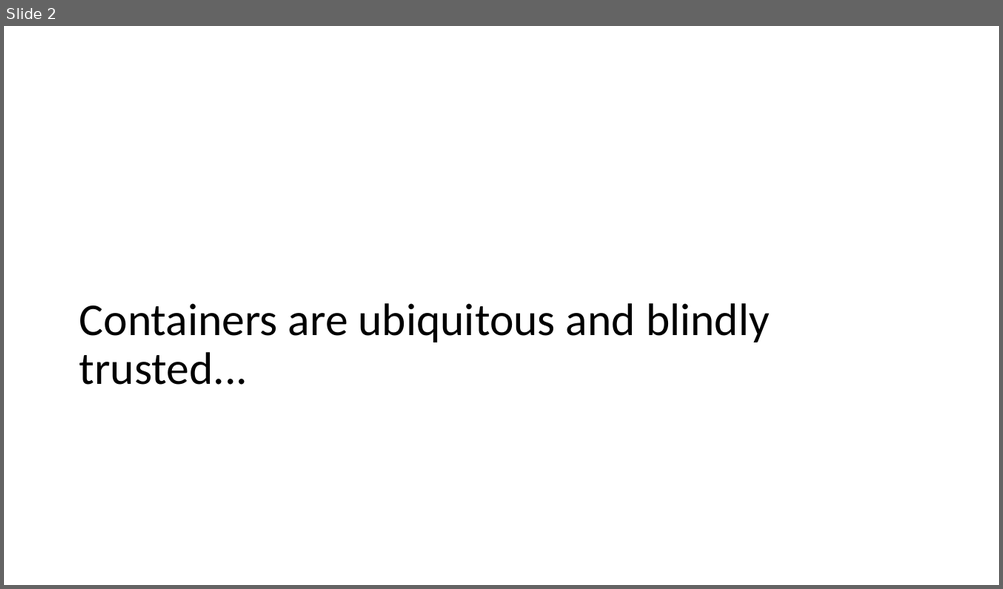
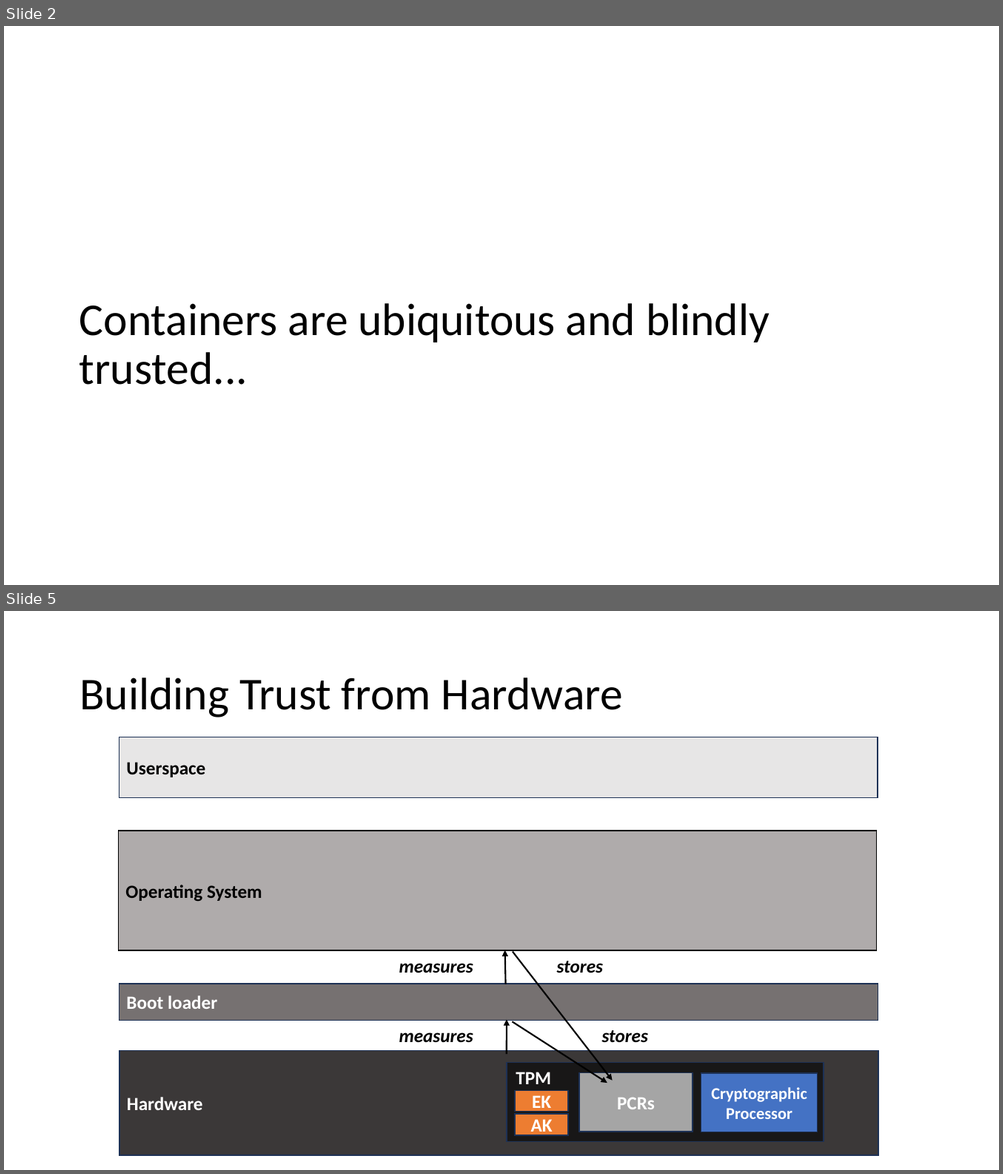
Before and after one commit to avery-blanchard/LPC23-containers, a slide deck: LPC-Containers.pptx. Shown one above the other, each under a label of ours: slide 2 before the commit, slides 2 and 5 after it; the slides between them are not shown. The pictures are 1003x589 and 1003x1174 pixels, drawn with LibreOffice and Linux fonts; fonts in the diff are those of the drawing. Boxes give left, top, right and bottom in pixels: in the first picture for what was removed or moved away, otherwise in the second. Text is boxed around its words. In the diff, an @@ line names an element or a change of style, - is before the commit and + after.

```diff
--- a/LPC-Containers.pptx
+++ b/LPC-Containers.pptx
@@ slide 5 added at bbox=[4, 611, 999, 1170], background #FFFFFF @@
@@ title added at bbox=[79, 678, 623, 718], 44 pt, text #000000 @@
+Building Trust from Hardware
@@ rectangle added at bbox=[119, 737, 877, 798], fill #E7E6E6, outline #1E3256 1 pt, 18 pt, text #000000, bold @@
+Userspace
@@ rectangle added at bbox=[118, 831, 876, 951], fill #AFABAB, outline #000000 1 pt, 18 pt, text #000000, bold @@
+Operating System
@@ text added at bbox=[399, 963, 473, 974], 18 pt, text #000000, bold, italic @@
+measures
@@ arrow added from (506, 985) to (505, 951), #000000 1.5 pt @@
@@ arrow added from (513, 952) to (612, 1081), #000000 1.5 pt @@
@@ text added at bbox=[557, 961, 603, 974], 18 pt, text #000000, bold, italic @@
+stores
@@ rectangle added at bbox=[119, 984, 878, 1021], fill #767171, outline #1E3256 1 pt, 18 pt, text #FFFFFF, bold @@
+Boot loader
@@ arrow added from (506, 1054) to (507, 1020), #000000 1.5 pt @@
@@ arrow added from (512, 1022) to (607, 1083), #000000 1.5 pt @@
@@ text added at bbox=[602, 1031, 648, 1043], 18 pt, text #000000, bold, italic @@
+stores
@@ rectangle added at bbox=[119, 1051, 879, 1156], fill #3B3838, outline #1E3256 1 pt, 18 pt, text #FFFFFF, bold @@
+Hardware
@@ text added at bbox=[399, 1033, 473, 1043], 18 pt, text #000000, bold, italic @@
+measures
@@ rectangle added at bbox=[507, 1063, 824, 1142], fill #181717, outline #1E3256 1 pt @@
@@ text added at bbox=[515, 1072, 551, 1085], 18 pt, text #FFFFFF, bold @@
+TPM
@@ rectangle added at bbox=[579, 1073, 693, 1133], fill #A5A5A5, outline #1E3256 1 pt, 18 pt, text #FFFFFF, bold @@
+PCRs
@@ rectangle added at bbox=[701, 1073, 817, 1133], fill #4472C4, outline #1E3256 1 pt, 16 pt, text #FFFFFF, bold @@
+Cryptographic Processor
@@ rectangle added at bbox=[515, 1091, 569, 1112], fill #ED7D31, outline #1E3256 1 pt, 18 pt, text #FFFFFF, bold @@
+EK
@@ rectangle added at bbox=[515, 1114, 569, 1136], fill #ED7D31, outline #1E3256 1 pt, 18 pt, text #FFFFFF, bold @@
+AK
```
Also in this commit, not shown: 2 slides changed, 28 other slides added, 6 slides removed, 2 other files.
